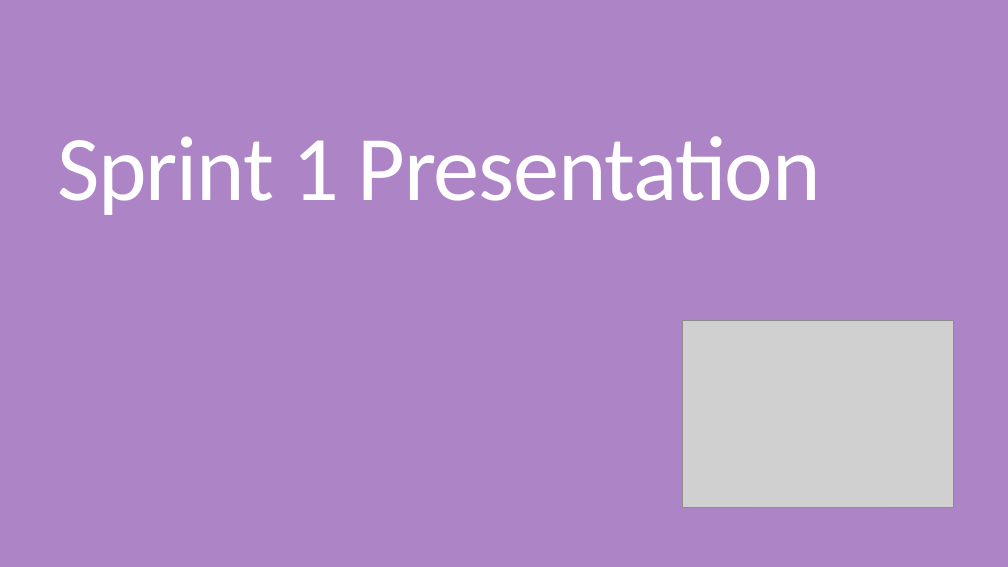
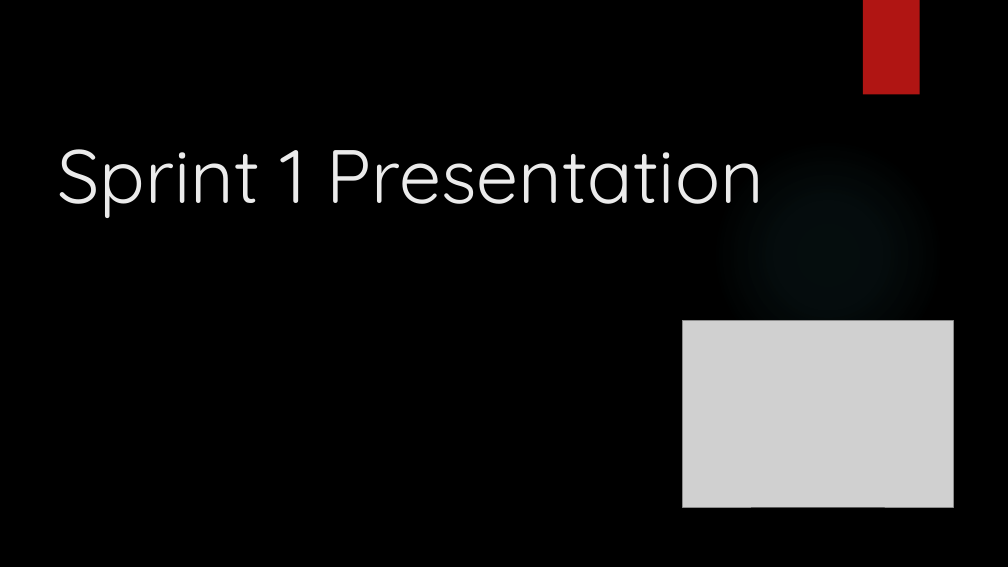
Before and after one commit to DucksDucksDucks/Game_Of_Phones_Design, a slide deck: slide 1 of Presentations/Sprint One Presentation Final.pptx. Drawn at 1008x567 pixels with LibreOffice and Linux fonts; fonts in the diff are those of the drawing; grey boxes stand for pictures; background and template pictures are left out. Boxes give left, top, right and bottom in pixels: in the first picture for what was removed or moved away, otherwise in the second. Text is boxed around its words. In the diff, an @@ line names an element or a change of style, - is before the commit and + after.

```diff
--- a/Presentations/Sprint One Presentation Final.pptx
+++ b/Presentations/Sprint One Presentation Final.pptx
@@ background #AD84C6 to picture (left out) @@
@@ title "Sprint 1 Presentation" at box(57, 149, 764, 218): size 88 to 72 pt, font Calibri to Quicksand, text colour #FFFFFF to #EBEBEB, letter spacing -1.2 to 0 pt; line spacing 0.8 to 1 @@
@@ rectangle added at box(863, 0, 920, 95), fill #B01513 @@
@@ ellipse added at box(712, 138, 944, 371), fill gradient #50B9C1 @@
```
Also in this commit, not shown: 12 other slides changed.
